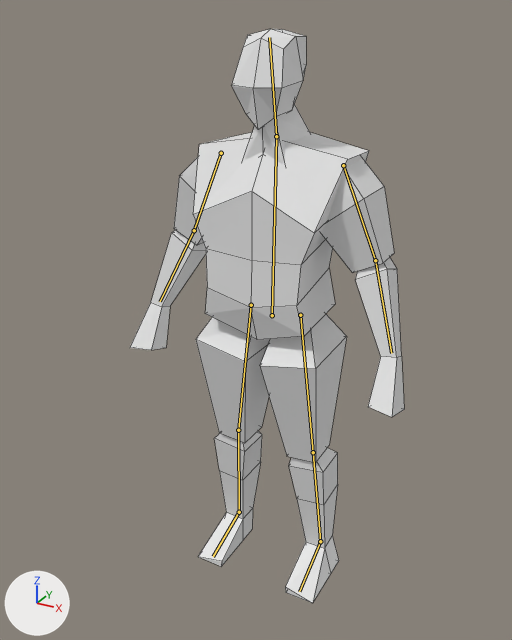
One commit to the Blender file models/EnemyModel/soldier.blend: the scene before it, then after it.
Camera for both pictures: a 50 mm lens placed at (0.993, -1.916, 1.956), pointed at (-0.076, 0.027, 0.985). The axes (+X, +Y, +Z) are drawn at lower left. The lights are the same throughout. The bones that bend it are drawn over the model as lines. Mesh edges are drawn as thin lines.
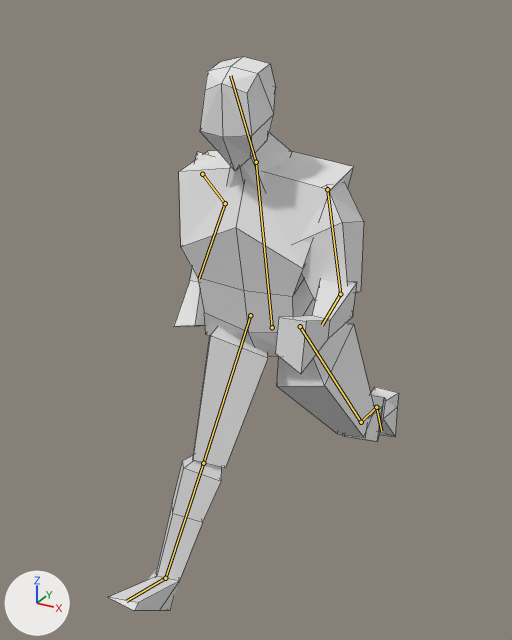
The newer file adds an action. The first version stands in its rest pose; the second is drawn at frame 8 of the action 'run_loop'.

The change in detail:
Bone 'body' (bone_body) moves from (0.0, 0.0, 0.0) to (0.0, -0.044, -0.001).
Bone 'body' (bone_body) turns from (0, 0, 0) to (13, 0, 0) degrees about its own x, y and z.
Bone 'head' (bone_head) turns from (0, 0, 0) to (6, 0, 0) degrees about its own x, y and z.
Bone 'upperarm.l' (bone_upperarm_l) turns from (0, 0, 0) to (25, -7, -9) degrees about its own x, y and z.
Bone 'lowerarm.l' (bone_lowerarm_l) turns from (0, 0, 0) to (63, -14, -4) degrees about its own x, y and z.
Bone 'upperarm.r' (bone_upperarm_r) turns from (0, 0, 0) to (-43, -10, 13) degrees about its own x, y and z.
Bone 'lowerarm.r' (bone_lowerarm_r) turns from (0, 0, 0) to (59, 11, 2) degrees about its own x, y and z.
Bone 'lowerleg.r' (bone_lowerleg_r) turns from (0, 0, 0) to (-37, -3, -2) degrees about its own x, y and z.
Bone 'iklegtarget.l' (bone_iklegtarget_l) moves from (0.0, 0.0, 0.0) to (-0.019, 0.56, -0.298).
Bone 'iklegtarget.l' (bone_iklegtarget_l) turns from (0, 0, 0) to (-97, 4, 4) degrees about its own x, y and z.
Bone 'iklegtarget.r' (bone_iklegtarget_r) moves from (0.0, 0.0, 0.0) to (0.005, -0.502, -0.074).
Bone 'iklegtarget.r' (bone_iklegtarget_r) turns from (0, 0, 0) to (42, -1, 2) degrees about its own x, y and z.
Bone 'iklegpole.r' (bone_iklegpole_r) moves from (0.0, 0.0, 0.0) to (-0.115, 0.0, 0.013).

Pixel boxes (x1, y1, x2, y2) of what changed, in the pictures (512 x 640 px):
'Cube', posed (6% wider): before (130, 29, 404, 603); after (108, 57, 399, 611)
bone 'body', root to tip: before (272, 315) to (276, 136); after (272, 327) to (256, 162)
bone 'head', root to tip: before (276, 136) to (269, 37); after (256, 162) to (230, 75)
bone 'upperarm.l', root to tip: before (343, 165) to (375, 260); after (327, 189) to (340, 294)
bone 'lowerarm.l', root to tip: before (375, 260) to (391, 353); after (340, 294) to (322, 325)
bone 'upperarm.r', root to tip: before (221, 153) to (194, 230); after (202, 174) to (225, 203)
bone 'lowerarm.r', root to tip: before (194, 230) to (160, 301); after (225, 203) to (199, 278)
bone 'lowerleg.r', root to tip: before (238, 430) to (239, 512); after (203, 463) to (165, 578)
